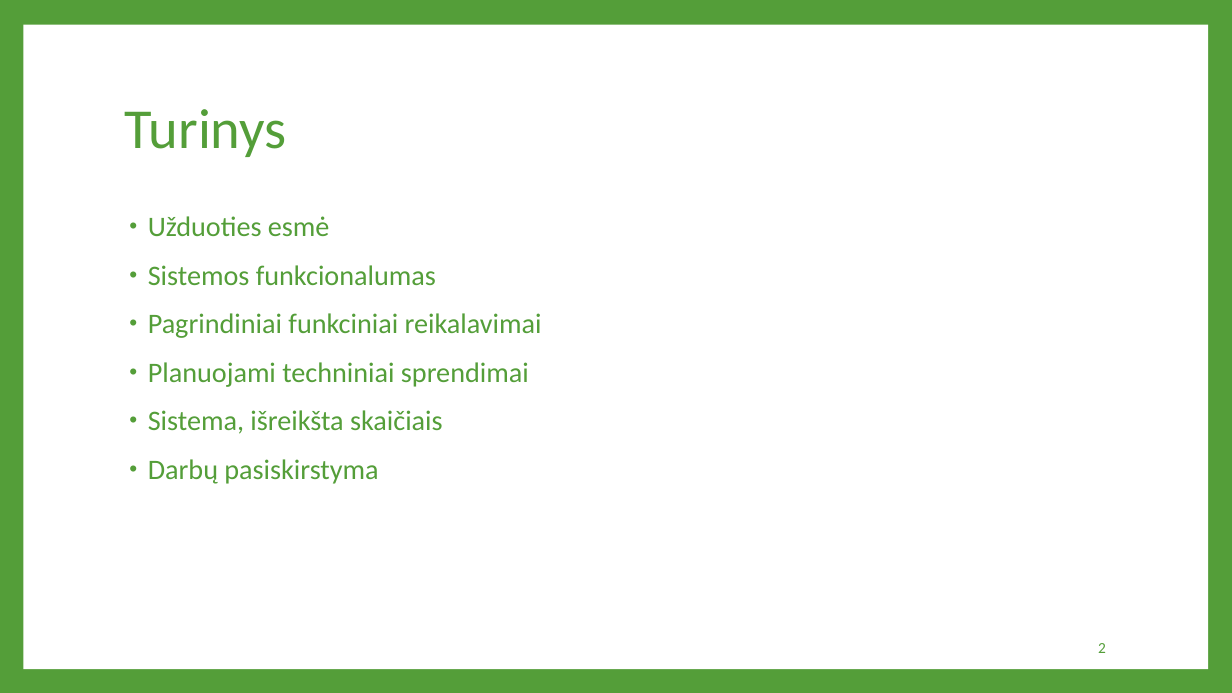
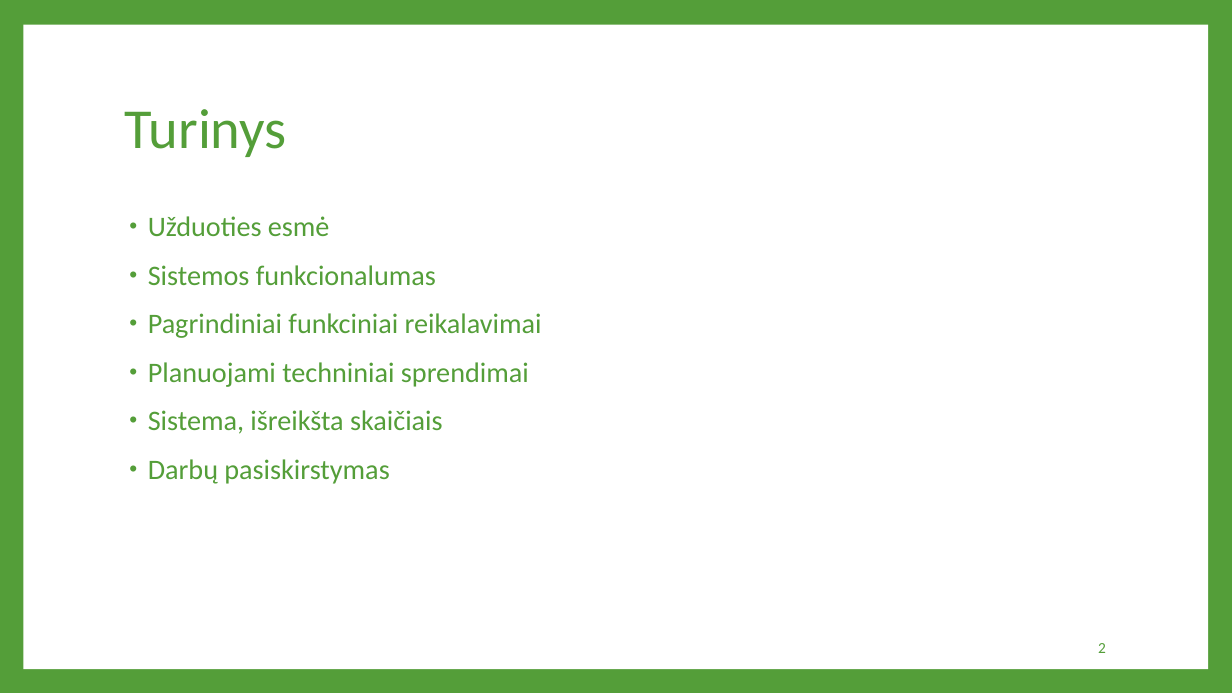
Before and after one commit to ZilvinasAbr/KinoPasaulis, a slide deck: slide 2 of UML/Pristatymas.pptx. Drawn at 1232x693 pixels with LibreOffice and Linux fonts; fonts in the diff are those of the drawing. Boxes give left, top, right and bottom in pixels: in the first picture for what was removed or moved away, otherwise in the second. Text is boxed around its words. In the diff, an @@ line names an element or a change of style, - is before the commit and + after.

Commit message:
Istaisytas "Prisistatyma" i "Prisistatymas"

```diff
--- a/UML/Pristatymas.pptx
+++ b/UML/Pristatymas.pptx
@@ text at <box>148,459,389,484</box>: text changed @@
-• Darbų pasiskirstyma
+• Darbų pasiskirstymas
```
